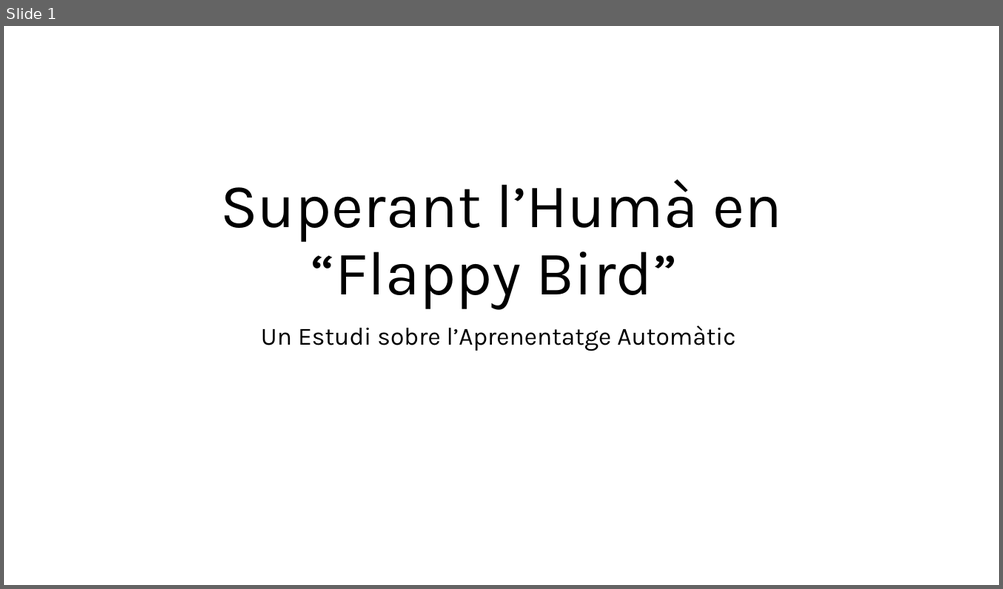
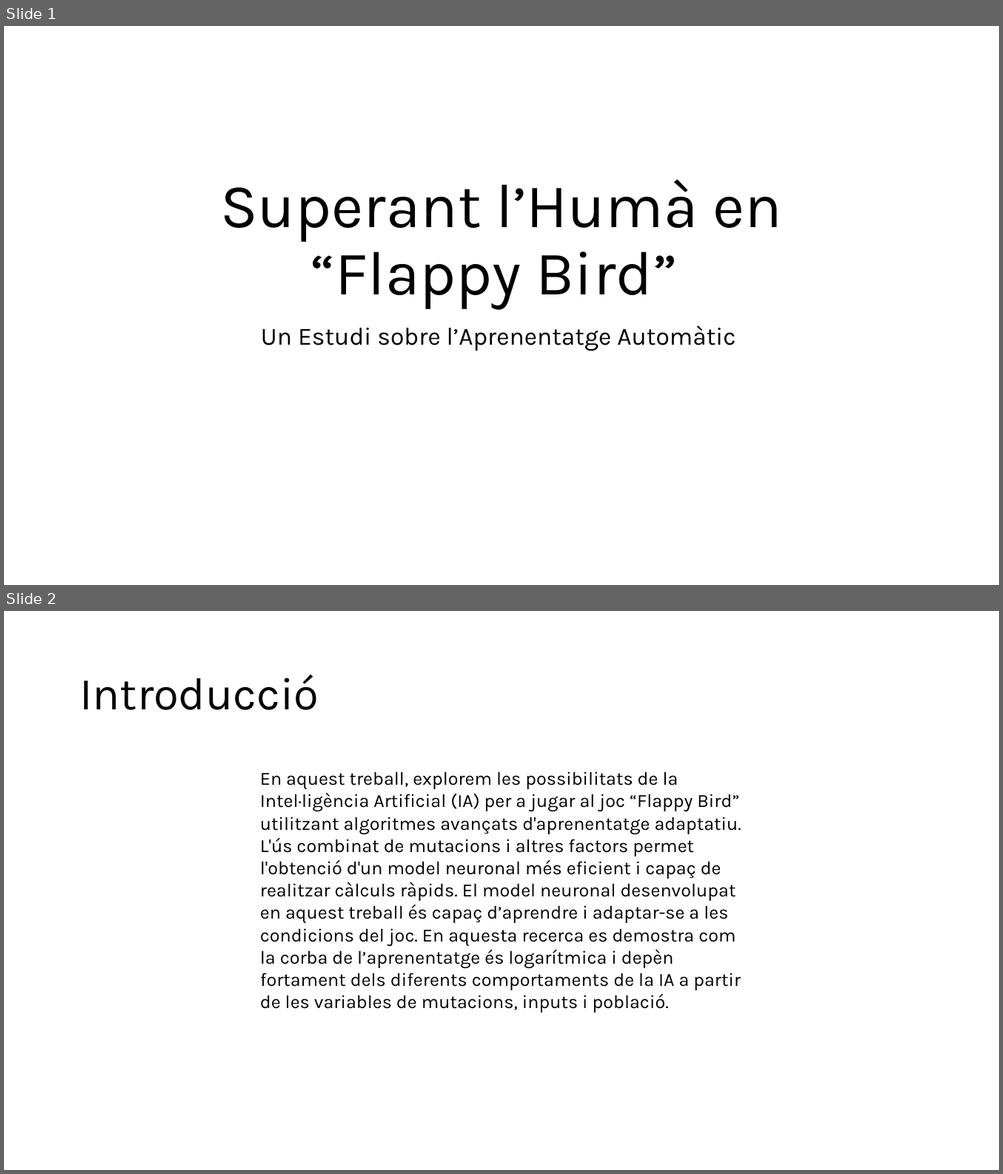
Before and after one commit to FerrerJan/Treball-de-Recerca-IA, a slide deck: TR_ESCRIT/SUPERANT-L'HUMÀ.pptx. Shown one above the other, each under a label of ours: slide 1 before the commit, slides 1 and 2 after it. The pictures are 1003x589 and 1003x1174 pixels, drawn with LibreOffice and Linux fonts; fonts in the diff are those of the drawing. Boxes give left, top, right and bottom in pixels: in the first picture for what was removed or moved away, otherwise in the second. Text is boxed around its words. In the diff, an @@ line names an element or a change of style, - is before the commit and + after.

```diff
--- a/TR_ESCRIT/SUPERANT-L'HUMÀ.pptx
+++ b/TR_ESCRIT/SUPERANT-L'HUMÀ.pptx
@@ slide 2 added at [4, 611, 999, 1170], background #FFFFFF @@
@@ title added at [79, 675, 318, 710], 44 pt, text #000000 @@
+Introducció
@@ text added at [260, 772, 741, 1013], 18 pt, text #000000 @@
+En aquest treball, explorem les possibilitats de la Intel·ligència Artificial (IA) per a jugar al joc “Flappy Bird” utilitzant algoritmes avançats d'aprenentatge adaptatiu. L'ús combinat de mutacions i altres factors permet l'obtenció d'un model neuronal més eficient i capaç de realitzar càlculs ràpids. El model neuronal desenvolupat en aquest treball és capaç d’aprendre i adaptar-se a les condicions del joc. En aquesta recerca es demostra com la corba de l’aprenentatge és logarítmica i depèn fortament dels diferents comportaments de la IA a partir de les variables de mutacions, inputs i població.
```
Also in this commit, not shown: 12 other slides added, 1 slide removed.
